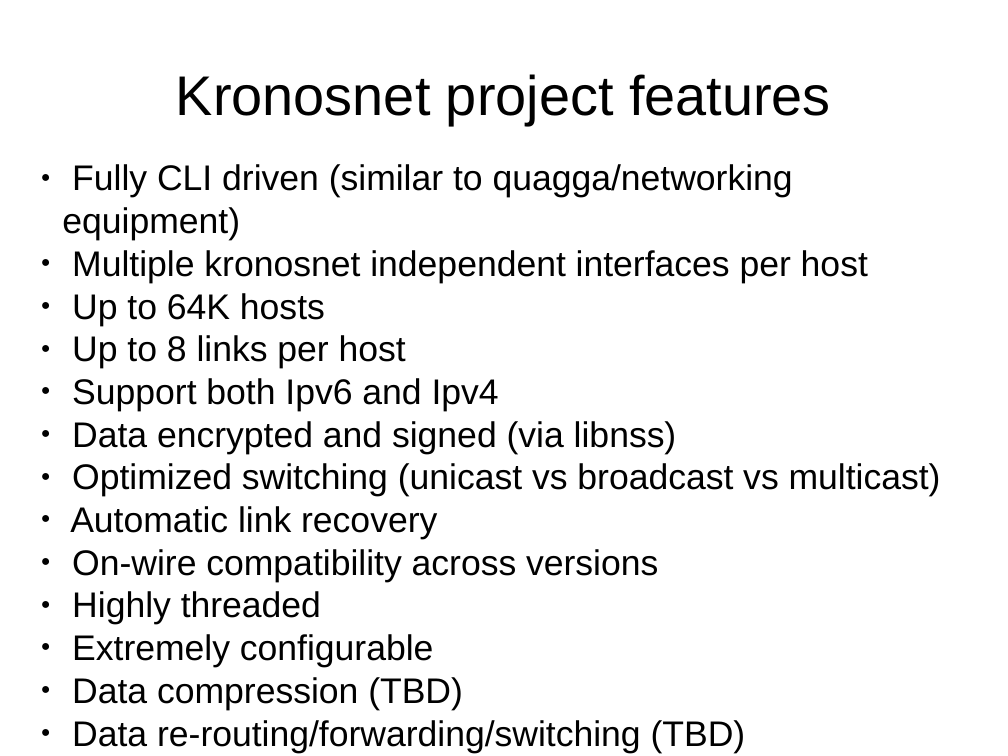
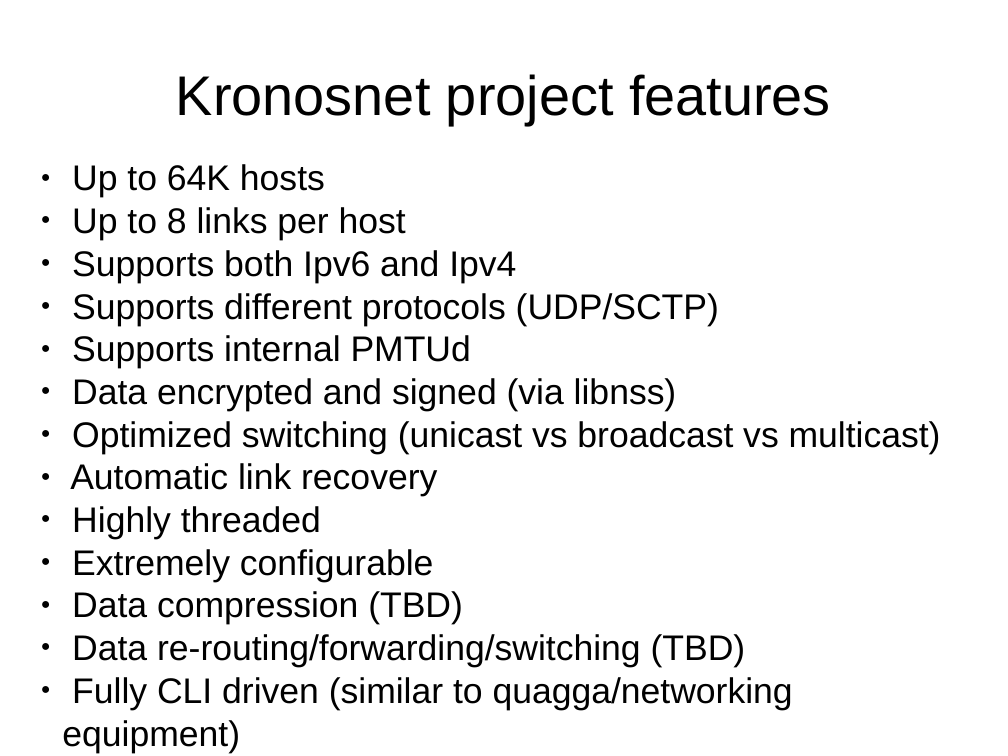
Before and after one commit to kronosnet/kronosnet, a slide deck: slide 11 of docs/kronosnet_architecture.odp (slide 10 before the commit). Drawn at 1008x756 pixels with LibreOffice and Linux fonts; fonts in the diff are those of the drawing. Boxes give left, top, right and bottom in pixels: in the first picture for what was removed or moved away, otherwise in the second. Text is boxed around its words. In the diff, an @@ line names an element or a change of style, - is before the commit and + after.

```diff
--- a/docs/kronosnet_architecture.odp
+++ b/docs/kronosnet_architecture.odp
@@ text at box(62, 164, 868, 283): paragraphs removed @@
-● Fully CLI driven (similar to quagga/networking equipment)
-● Multiple kronosnet independent interfaces per host
@@ text at box(72, 250, 719, 369): text changed @@
-● Support both Ipv6 and Ipv4
+● Supports both Ipv6 and Ipv4
+● Supports different protocols (UDP/SCTP)
+● Supports internal PMTUd
@@ text at box(72, 549, 658, 582): paragraph removed @@
-● On-wire compatibility across versions
@@ text at box(72, 677, 793, 710): paragraphs added @@
+● Fully CLI driven (similar to quagga/networking equipment)
+● Multiple kronosnet independent interfaces per host
```
Also in this commit, not shown: 6 other slides changed, 1 slide added, 1 slide removed.
